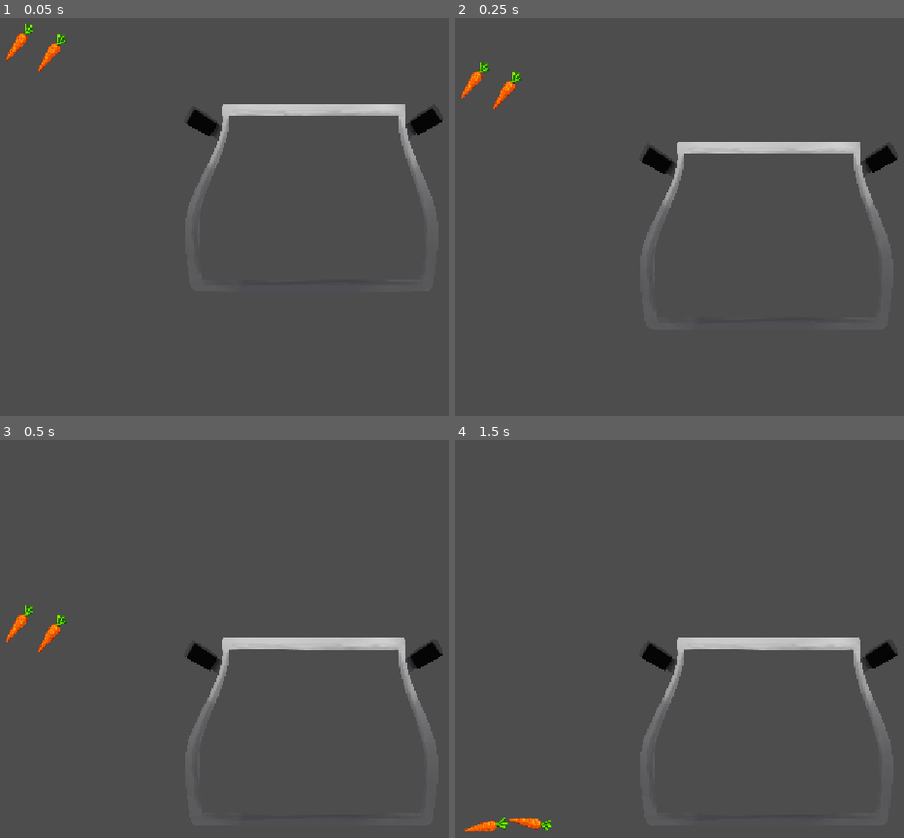
Above: before the commit, frames 1-4 (two rows, left to right).
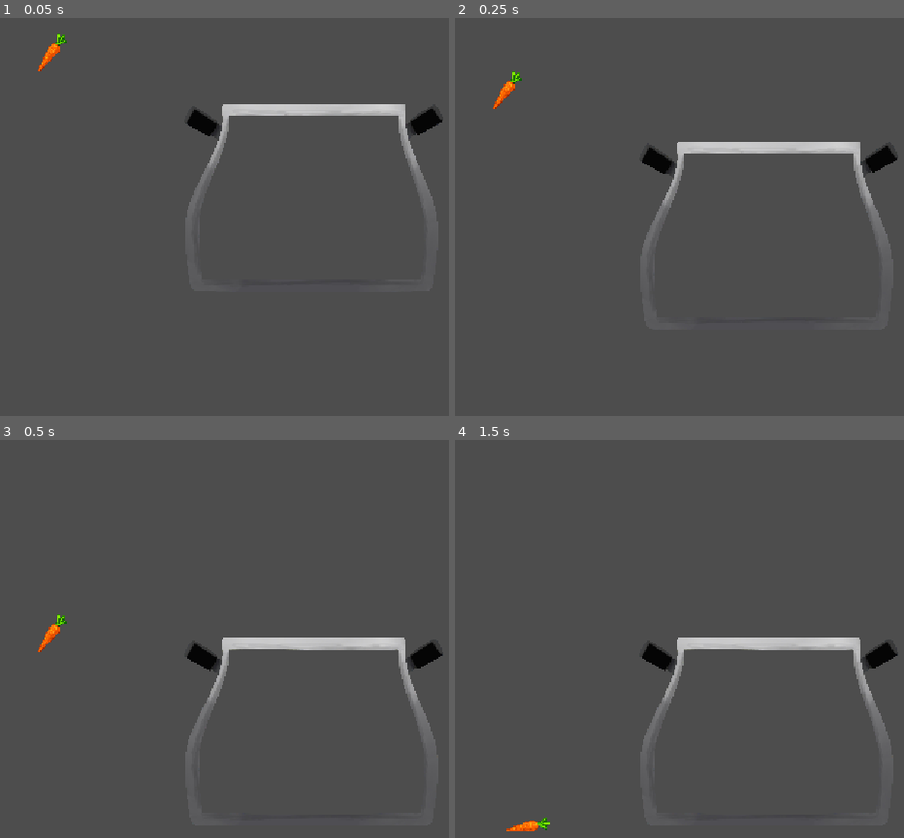
Above: after the commit, the same moments.

Repository: A-Random-Panda/Cataclysmic-Cooking
Game: Godot game, scene res://Scenes/cooking/cooktest.tscn
Same seed, same stepped clock (60 frames per second), same inputs: the game is played once before the commit and once after it. This scene is started directly instead of the project's main scene.
Inputs (mouse positions are in pixels of both pictures, inside the frame that each line leads up to):
- Up to frame 1 (0.05 s): no input
- Up to frame 2 (0.25 s): no input
- Up to frame 3 (0.5 s): no input
- Up to frame 4 (1.5 s): move the mouse to (504, 642) at 0.52 s; press the mouse at (504, 642) at 0.53 s; tap Enter at 1.25 s; move the mouse to (486, 826) at 1.27 s; release the mouse at (486, 826) at 1.28 s; click (486, 826) at 1.35 s

The runs differ from the first frame. In frame 1, 0.2% of the frame differs, in the area x 1-8%, y 1-11%; in frame 2, 0.2%; in frame 3, 0.2%; in frame 4, 0.4%, in the area x 2-22%, y 94-99%.

Commit message:
added roof to cook_test

Diff:
--- a/Scenes/cooking/cooktest.tscn
+++ b/Scenes/cooking/cooktest.tscn
@@ -11,6 +11,9 @@
 
 [sub_resource type="RectangleShape2D" id="RectangleShape2D_5man4"]
 size = Vector2(21, 674)
+
+[sub_resource type="RectangleShape2D" id="RectangleShape2D_t4ru5"]
+size = Vector2(1151, 39)
 
 [node name="CookTest" type="Node2D" unique_id=113342332]
 
@@ -28,11 +31,12 @@
 position = Vector2(1161.5, 327)
 shape = SubResource("RectangleShape2D_5man4")
 
+[node name="CollisionShape2D4" type="CollisionShape2D" parent="StaticBody2D" unique_id=822549176]
+position = Vector2(581, -6)
+shape = SubResource("RectangleShape2D_t4ru5")
+
 [node name="CarrotIngredient" parent="." unique_id=415818536 instance=ExtResource("1_gqu6d")]
 position = Vector2(169, 97)
 
-[node name="CarrotIngredient2" parent="." unique_id=1586639511 instance=ExtResource("1_gqu6d")]
-position = Vector2(121, 82)
-
 [node name="Pot" parent="." unique_id=188086898 instance=ExtResource("4_noq73")]
 position = Vector2(161, 68)
--- a/Scenes/cooking/scripts/item_physics.gd
+++ b/Scenes/cooking/scripts/item_physics.gd
@@ -23,6 +23,7 @@
 
 # Called every frame. 'delta' is the elapsed time since the previous frame.
 func _physics_process(delta: float) -> void:
+	print(linear_velocity)
 	if !dragging and mouse_on and Input.is_action_pressed("left_click"):
 		drag_offset = global_position - get_global_mouse_position()
 		dragging = true
